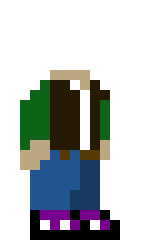
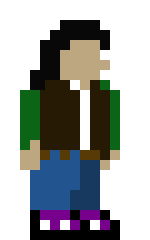
Two versions of the same layered image (150x240). Layer-by-layer changes:
painted on "player.png" over [20, 20, 120, 170]
